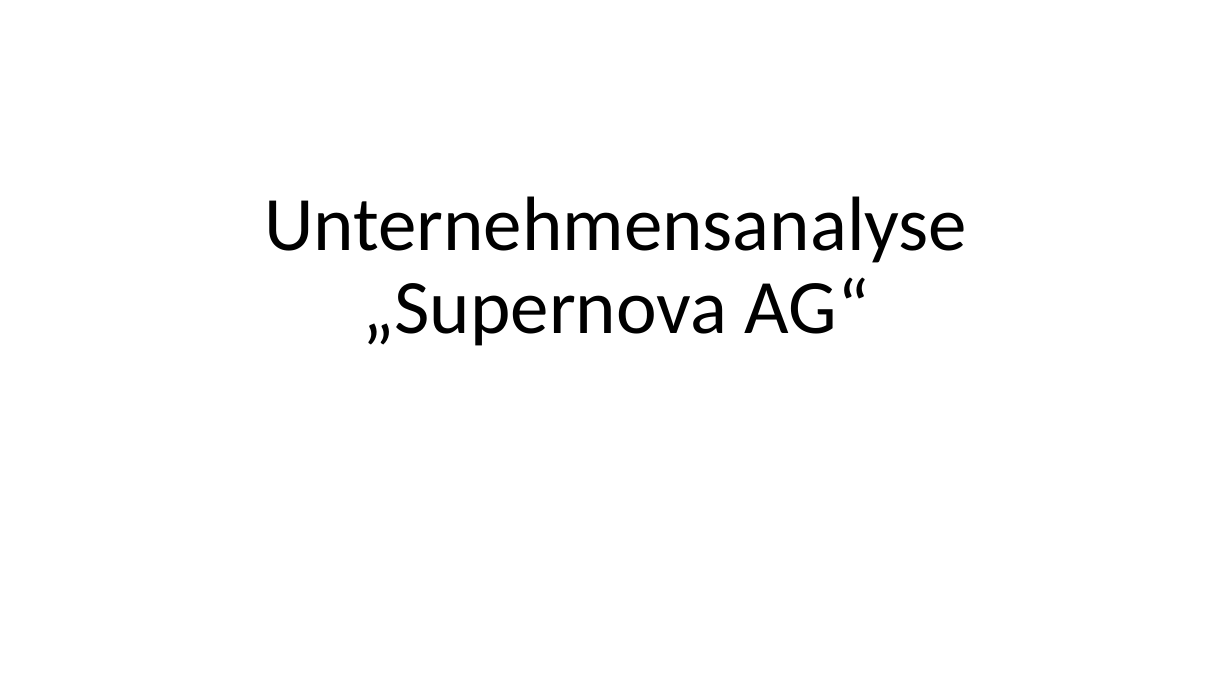
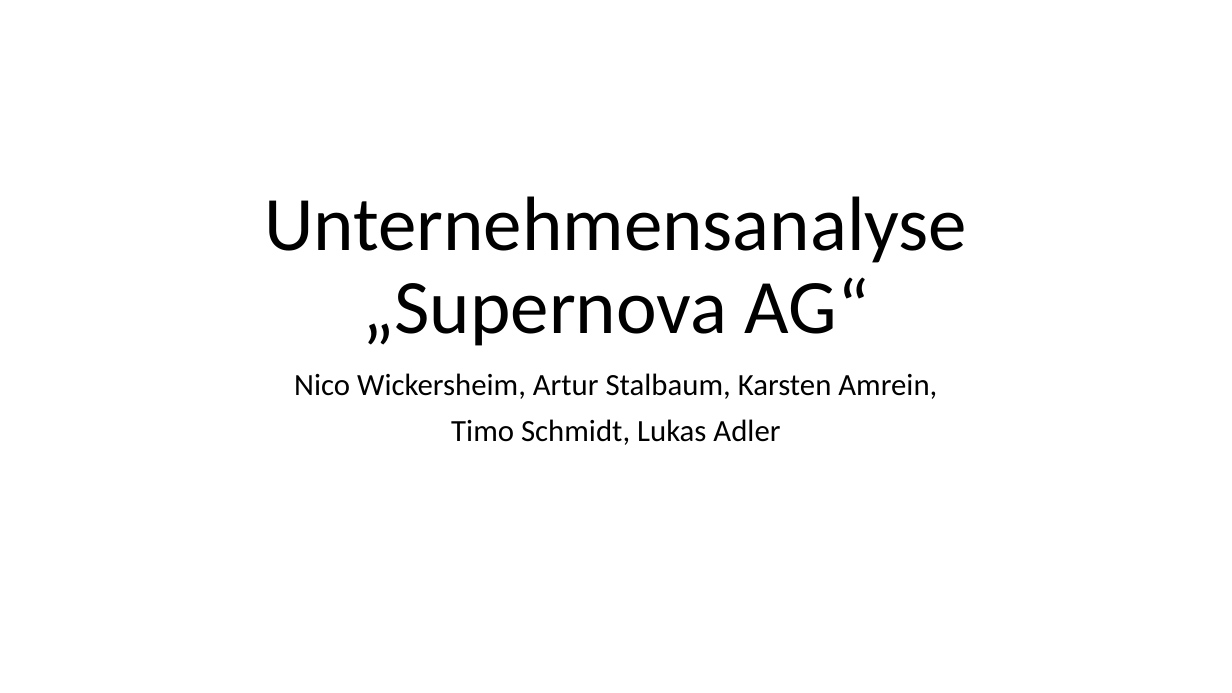
Before and after one commit to Masterarth/PM, a slide deck: slide 1 of documents/projectmanagement/Allgemeines/Unternehmensanalyse-Struktur.pptx. Drawn at 1232x693 pixels with LibreOffice and Linux fonts; fonts in the diff are those of the drawing. Boxes give left, top, right and bottom in pixels: in the first picture for what was removed or moved away, otherwise in the second. Text is boxed around its words. In the diff, an @@ line names an element or a change of style, - is before the commit and + after.

```diff
--- a/documents/projectmanagement/Allgemeines/Unternehmensanalyse-Struktur.pptx
+++ b/documents/projectmanagement/Allgemeines/Unternehmensanalyse-Struktur.pptx
@@ subtitle added at [294, 373, 937, 445], 24 pt, text #000000 @@
+Nico Wickersheim, Artur Stalbaum, Karsten Amrein,
+Timo Schmidt, Lukas Adler
```
Also in this commit, not shown: 3 other slides changed, 3 slides added, 2 other files.
